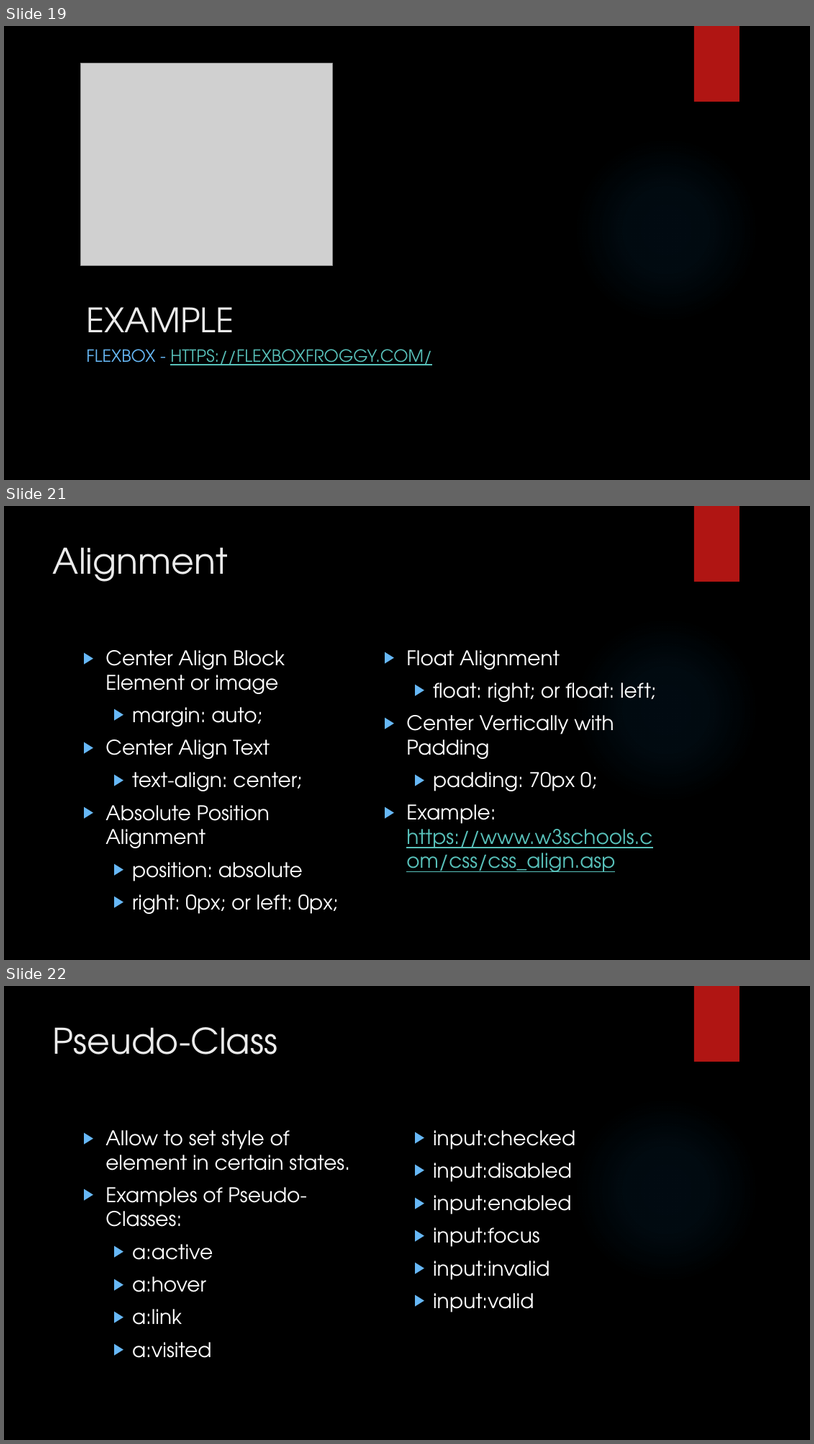
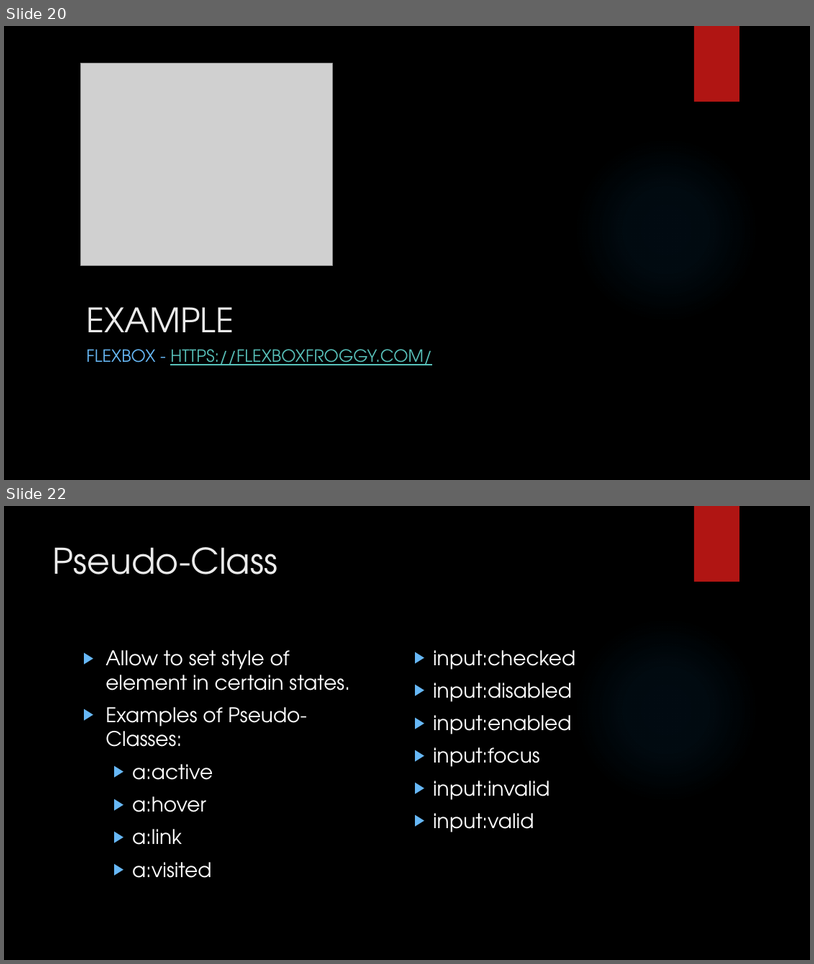
Before and after one commit to LogolsLLC/Logols-May2018, a slide deck: Slides/09_CSS_TrainingPlan.pptx. Shown one above the other, each under a label of ours: slides 19, 21 and 22 before the commit, slides 20 and 22 after it; the slides between them are not shown. The pictures are 814x1444 and 814x964 pixels, drawn with LibreOffice and Linux fonts; fonts in the diff are those of the drawing; grey boxes stand for pictures; background and template pictures are left out. Boxes give left, top, right and bottom in pixels: in the first picture for what was removed or moved away, otherwise in the second. Text is boxed around its words. In the diff, an @@ line names an element or a change of style, - is before the commit and + after.

```diff
--- a/Slides/09_CSS_TrainingPlan.pptx
+++ b/Slides/09_CSS_TrainingPlan.pptx
@@ slide 21 removed at (4,506,810,960), background picture (left out); not listed: 2 template elements that a slide beside it also shows @@
@@ title removed at (53,547,228,582) @@
-Alignment
@@ text removed at (106,650,339,914) @@
-▶ Center Align Block Element or image
-  ▶ margin: auto;
-▶ Center Align Text
-  ▶ text-align: center;
-▶ Absolute Position Alignment
-  ▶ position: absolute
-  ▶ right: 0px; or left: 0px;
@@ text removed at (406,682,656,872) @@
-▶ Float Alignment
-  ▶ float: right; or float: left;
-▶ Center Vertically with Padding
-  ▶ padding: 70px 0;
-▶ Example: https://www.w3schools.com/css/css_align.asp
@@ what was slide 19 is now slide 20 @@
```
Also in this commit, not shown: 2 slides changed, 1 slide added, 1 other slide removed, 44 other files.
